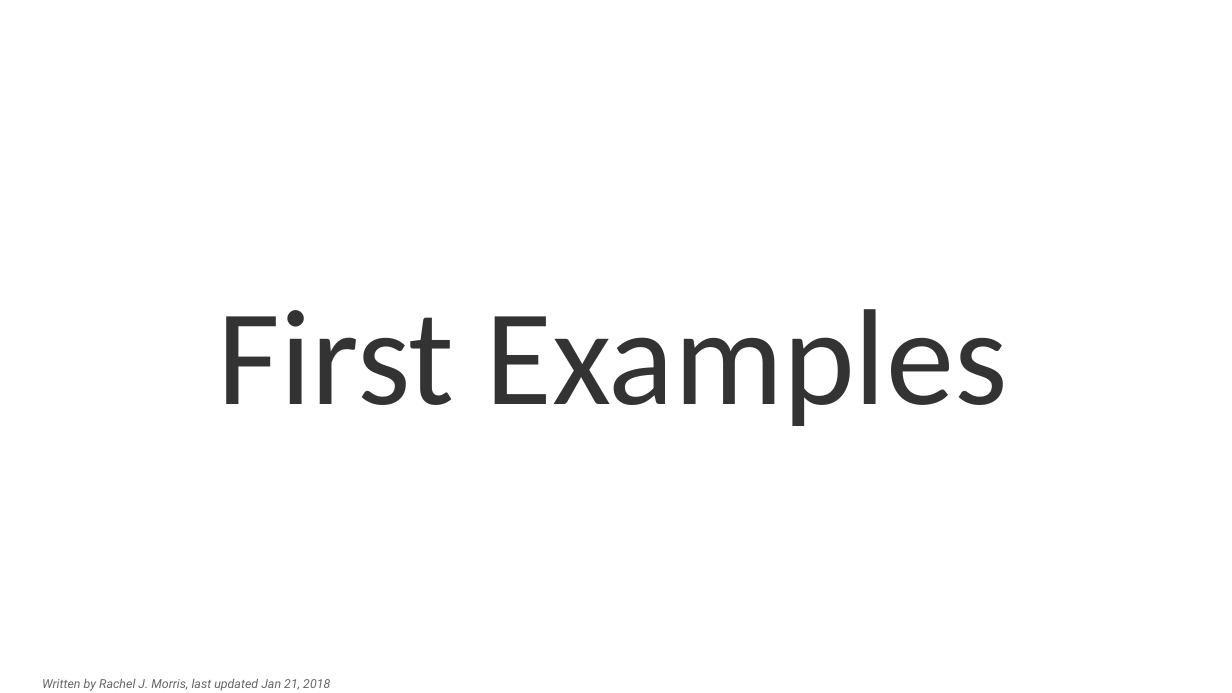
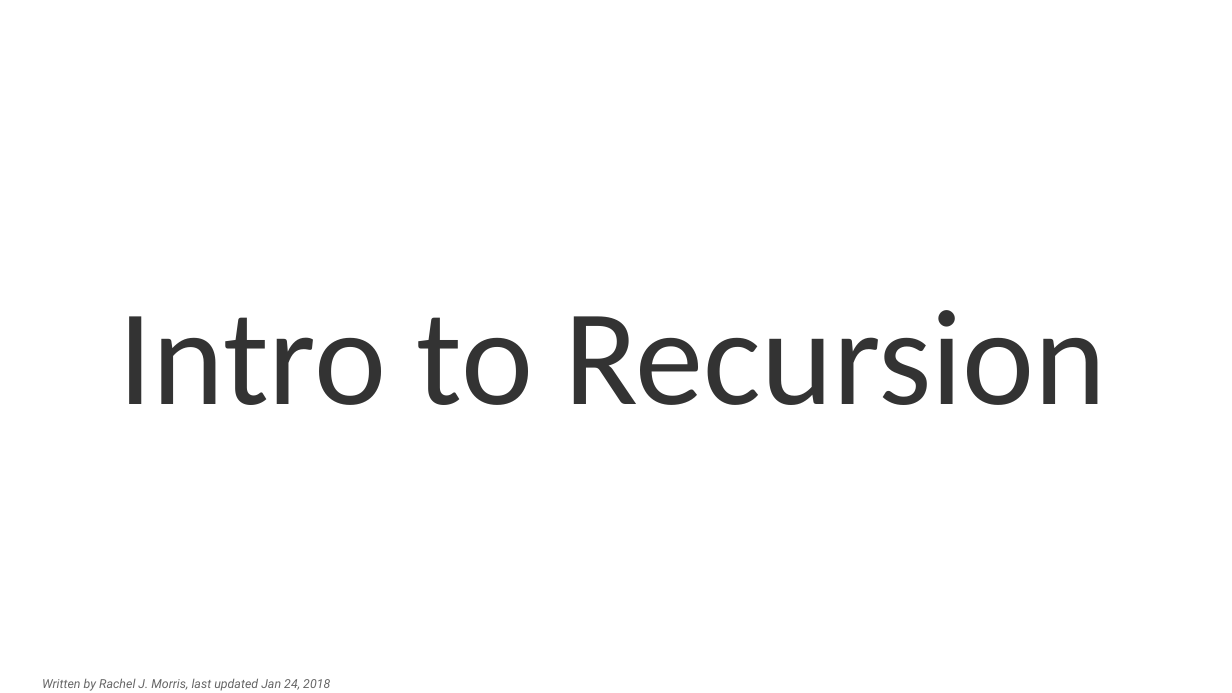
Before and after one commit to mariamhabib/CS250-Data-Structures, a slide deck: slide 2 of Lectures/Slides/Recursion.odp (slide 1 before the commit). Drawn at 1232x693 pixels with LibreOffice and Linux fonts; fonts in the diff are those of the drawing; background and template pictures are left out. Boxes give left, top, right and bottom in pixels: in the first picture for what was removed or moved away, otherwise in the second. Text is boxed around its words. In the diff, an @@ line names an element or a change of style, - is before the commit and + after.

Commit message:
Recursion lecture

```diff
--- a/Lectures/Slides/Recursion.odp
+++ b/Lectures/Slides/Recursion.odp
@@ title at (118, 310, 1106, 405): text changed @@
-First Examples
+Intro to Recursion
@@ text at (42, 678, 330, 691): text changed @@
-Written by Rachel J. Morris, last updated Jan 21, 2018
+Written by Rachel J. Morris, last updated Jan 24, 2018
```
Also in this commit, not shown: 30 slides added, 5 slides removed, 1 other file.
